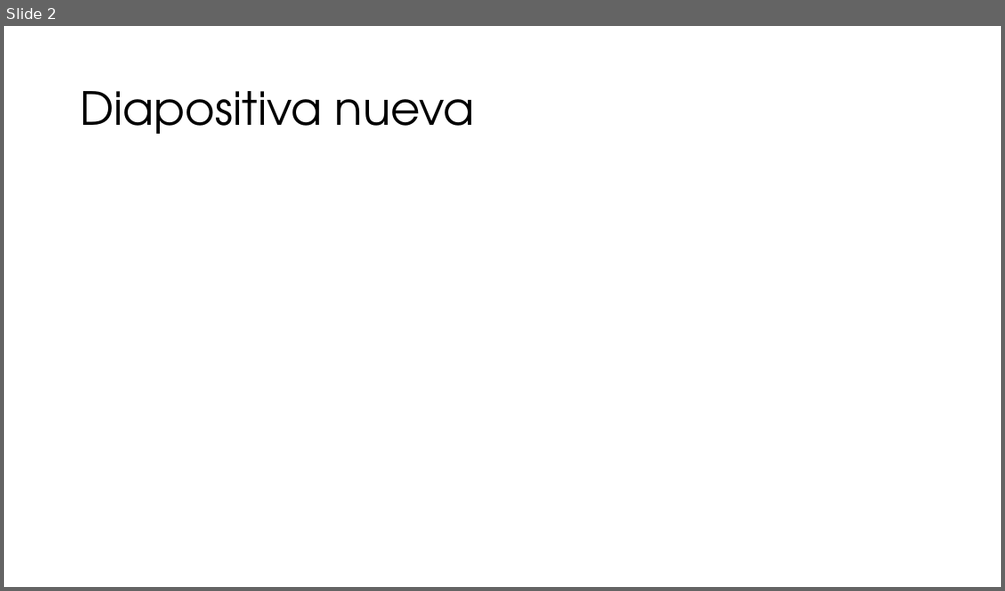
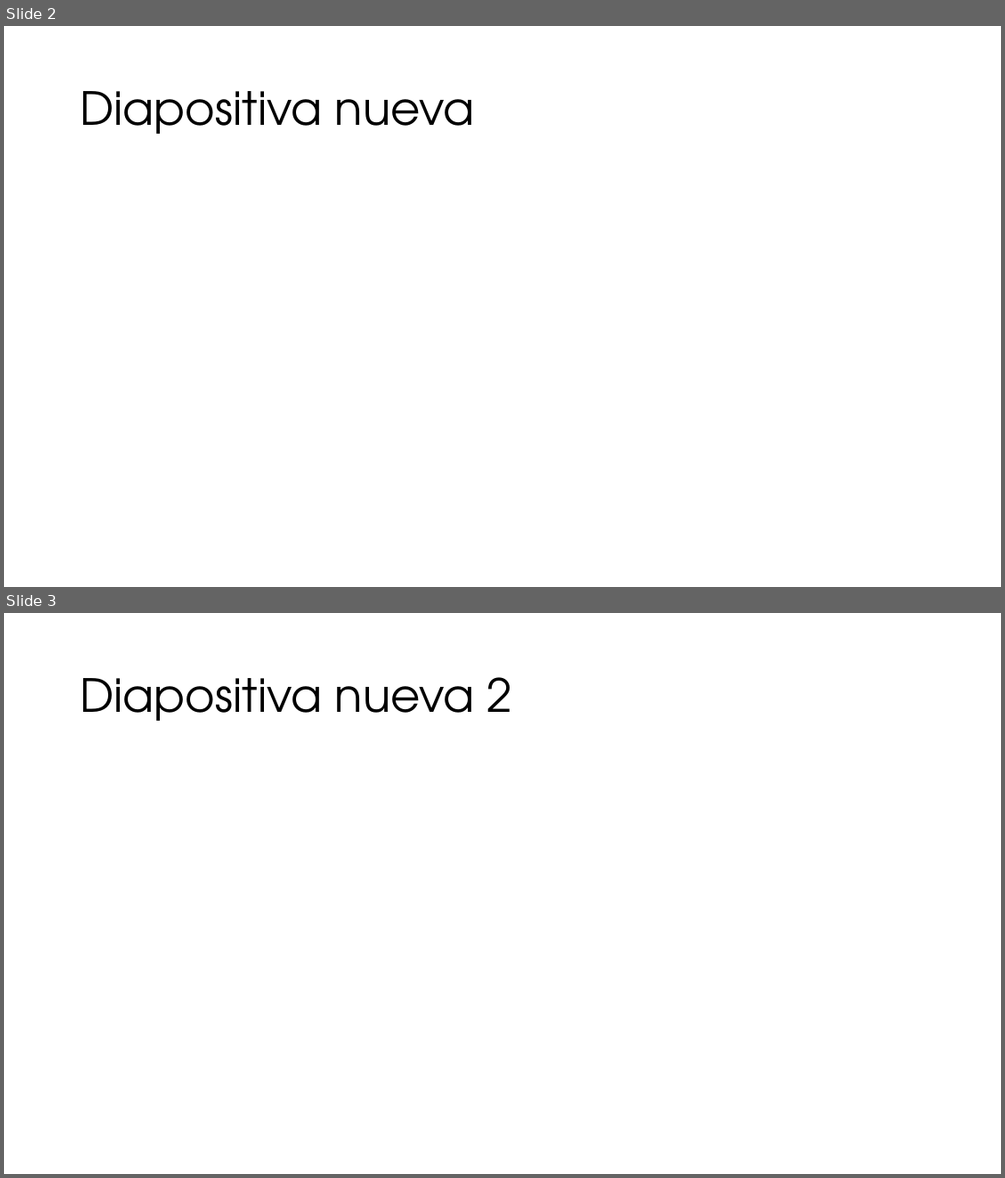
Before and after one commit to XinPZ/VisualExample, a slide deck: PorwePointTest.pptx. Shown one above the other, each under a label of ours: slide 2 before the commit, slides 2 and 3 after it. The pictures are 1005x591 and 1005x1178 pixels, drawn with LibreOffice and Linux fonts; fonts in the diff are those of the drawing. Boxes give left, top, right and bottom in pixels: in the first picture for what was removed or moved away, otherwise in the second. Text is boxed around its words. In the diff, an @@ line names an element or a change of style, - is before the commit and + after.

Commit message:
Single change on PPTX

```diff
--- a/PorwePointTest.pptx
+++ b/PorwePointTest.pptx
@@ slide 3 added at (4, 613, 1001, 1174), background #FFFFFF @@
@@ title added at (80, 677, 512, 721), 44 pt, text #000000 @@
+Diapositiva nueva 2
```
